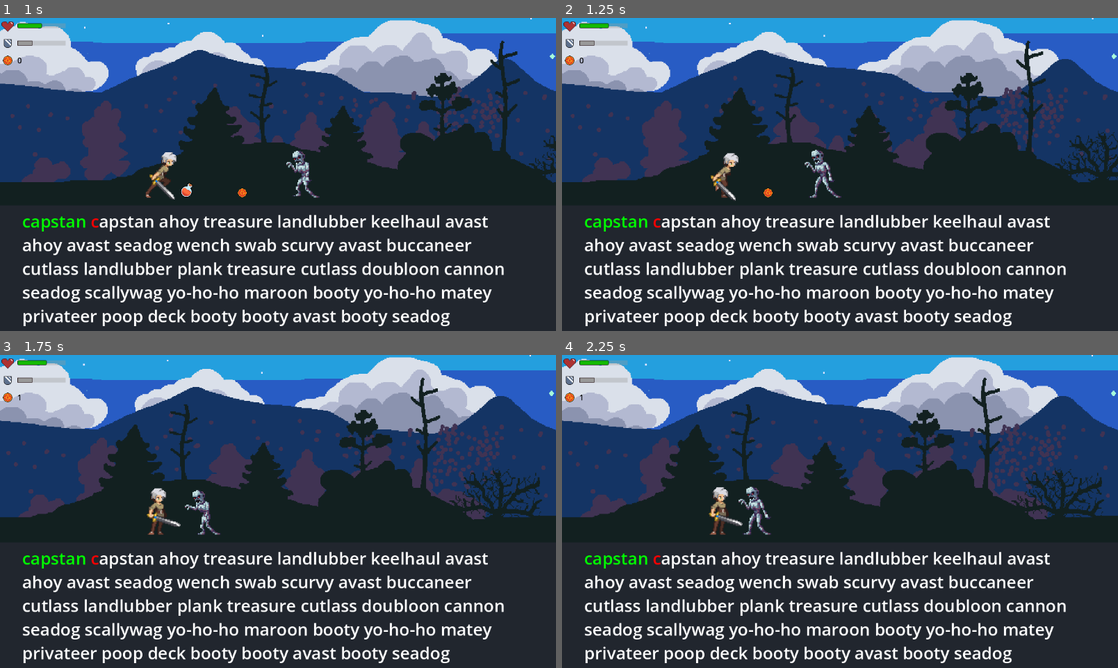
Above: before the commit, frames 1-4 (two rows, left to right).
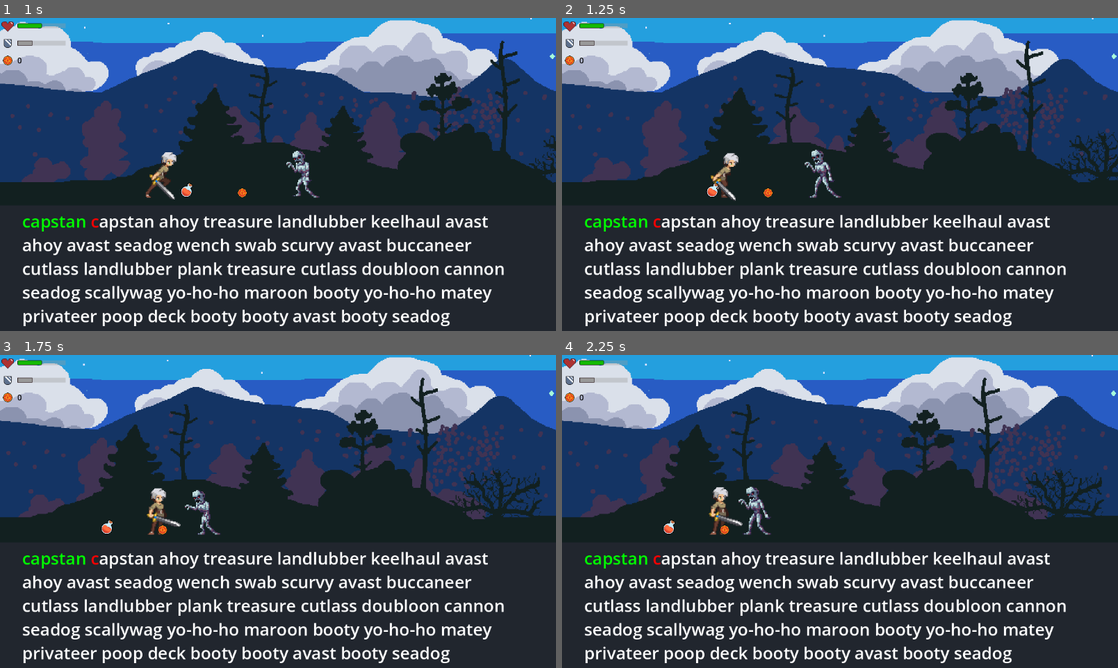
Above: after the commit, the same moments.

Repository: Rip50/RogueType
Game: Godot game, scene res://scenes/levels/level_night_forest.tscn
The game is run twice, just before and just after one commit, with the same random seed, the same clock (stepped at 60 frames per second) and the same inputs.
Inputs (mouse positions are in pixels of both pictures, inside the frame that each line leads up to):
- Up to frame 1 (1 s): tap Enter at 0.5 s; move the mouse to (400, 158) at 0.52 s; hold Right (move_right) from 0.53 s (still down); tap Space (attack) at 0.6 s; click (400, 158) at 0.67 s
- Up to frame 2 (1.25 s): keep holding Right (move_right)
- Up to frame 3 (1.75 s): keep holding Right (move_right); move the mouse to (166, 527) at 1.27 s; tap Tab (pick_up) at 1.35 s
- Up to frame 4 (2.25 s): move the mouse to (895, 442) at 2.02 s; release Right (move_right) at 2.03 s; tap Space (attack) at 2.1 s

Frame 1 is identical in both runs. In frame 2, less than 0.1% of the frame differs, in the area x 7-29%, y 1-58%; in frame 3, 0.1%, in the area x 3-31%, y 1-58%; in frame 4, 0.1%.
Error after the commit: Invalid call. Nonexistent function 'try_use_item' in base 'Nil'. (res://scenes/item_pickup_zone.gd:24)

Commit message:
Defense bugfix and some drop item probability adjustments

Diff:
--- a/scenes/enemies/zombie.tscn
+++ b/scenes/enemies/zombie.tscn
@@ -20,7 +20,7 @@
 resource_local_to_scene = true
 script = ExtResource("3_egy5t")
 item = ExtResource("2_elptb")
-probability = 5.0
+probability = 15.0
 count_randomization_type = 0
 min_amount = 1
 max_amount = 1
@@ -32,11 +32,11 @@
 script = ExtResource("3_egy5t")
 item = ExtResource("4_efo5b")
 probability = 100.0
-count_randomization_type = 1
+count_randomization_type = 0
 min_amount = 1
-max_amount = 10
+max_amount = 5
 mean_amount = 2
-amount_deviation = 3
+amount_deviation = 1
 
 [sub_resource type="ShaderMaterial" id="ShaderMaterial_3007r"]
 resource_local_to_scene = true
--- a/scenes/item_pickup_zone.gd
+++ b/scenes/item_pickup_zone.gd
@@ -1,7 +1,7 @@
 class_name ItemPickupZone
 extends Area2D
 
-@export var Player: Player
+@export var player: Player
 @export var is_auto_pick_up := true
 
 
@@ -21,5 +21,5 @@
 	if !body.is_in_group("Item"):
 		return
 
-	if Player.try_use_item(body as Item):
+	if player.try_use_item(body as Item):
 		body.queue_free()
--- a/scenes/items/healing_potion.tscn
+++ b/scenes/items/healing_potion.tscn
@@ -6,7 +6,7 @@
 
 [sub_resource type="Resource" id="Resource_i8rfx"]
 script = ExtResource("2_1txcq")
-healing_amount = 10
+healing_amount = 50
 
 [sub_resource type="CircleShape2D" id="CircleShape2D_yr425"]
 radius = 16.0
--- a/scenes/player.tscn
+++ b/scenes/player.tscn
@@ -273,10 +273,9 @@
 position = Vector2(26.5, 0)
 attack_stats = NodePath("../AttackStats")
 
-[node name="ItemPickupZone" parent="." node_paths=PackedStringArray("Player") instance=ExtResource("7_7edtu")]
+[node name="ItemPickupZone" parent="." instance=ExtResource("7_7edtu")]
 position = Vector2(0, 13.5)
 monitoring = true
-Player = NodePath("..")
 
 [node name="DebugLabel" type="Label" parent="."]
 visible = false
--- a/scenes/states/mia_defense_state.gd
+++ b/scenes/states/mia_defense_state.gd
@@ -14,3 +14,7 @@
 	animated_sprite.play("defense")
 	await get_tree().create_timer(defense_time_sec).timeout
 	defense_completed.emit()
+
+
+func exit_state() -> void:
+	health_stats.set_deflecting(false)
